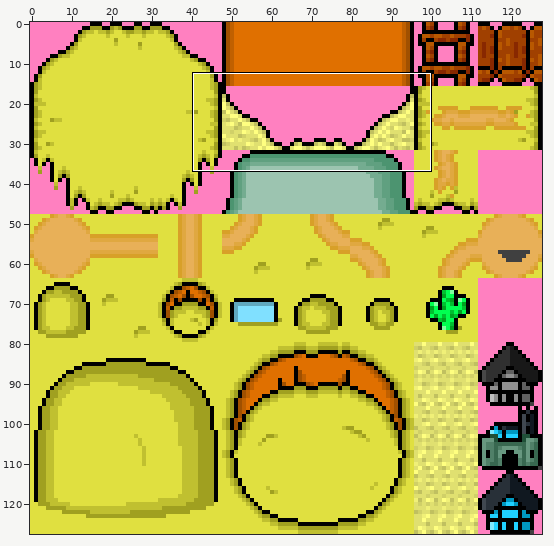
Two versions of one sprite sheet, trunk/game/org/pandcorps/platform/res/bg/MapSand.png. The first picture is a wide view before the edit; the outline marks the close-up.
Close-up. Old version:
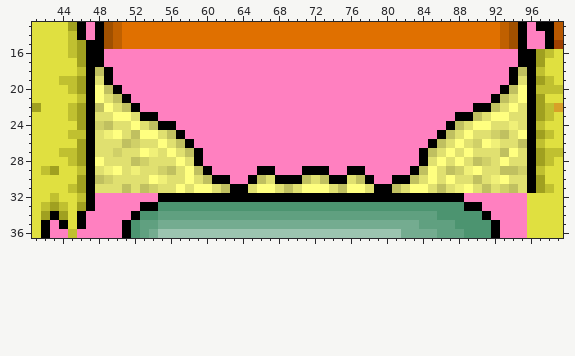
The file is 128x128 pixels. Shown: x 41..99, y 13..36. The commit also changed other parts of the picture, which this record leaves out.
New version:
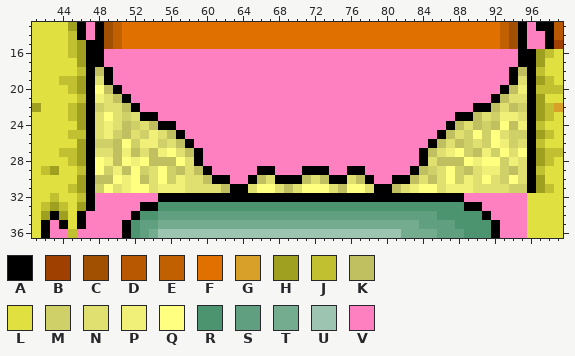
Palette (. is transparent): A #000000  B #a04000  C #a05000  D #b85800  E #c06000  F #e07000  G #d8a028  H #a0a020  J #c0c030  K #c0c060  L #e0e040  M #d0d068  N #e0e070  P #f0f078  Q #ffff80  R #4c9470  S #60a080  T #74ac90  U #9cc4b0  V #ff80c0
Diff:
y 20: x 95 Q -> P
y 21: x 48 Q -> P; x 95 Q -> N
y 22: x 48..49 KQ -> MN; x 94..95 QN -> KM
y 23: x 49..51 NQQ -> QNM; x 92..94 QQN -> MPP
y 24: x 48..49 MK -> NP; x 51..52 NQ -> KM; x 90..95 QQNNPN -> KMKQKP
y 25: x 50..54 QNKQQ -> MKNMP; x 89..95 QNNMKNQ -> MQMQNMM
y 26: x 48..51 NNNK -> MMKQ; x 53..55 NNQ -> PPM; x 88..95 QNMQPNNK -> KMNMQPMN
y 27: x 50..55 MNNQPN -> KPKNKP; x 87..95 QNQNNNKQN -> PQMKPMQNQ
y 28: x 49..56 NNNKMNNN -> PKQPQKKK; x 86..94 QNQNKMNQN -> KKKQPQQMP
y 29: x 48..53 NPQNPN -> QMPKQM; x 55..58 MKNQ -> QMKN; x 85 Q -> M; x 87 K -> Q; x 89..93 PQNNK -> KNPPM; x 95 M -> N
y 30: x 49..58 MNNNNQPNNQ -> KQPQKNQMPN; x 85 Q -> K; x 88..94 NNKNPQN -> MPNQNMQ
y 31: x 48..49 NN -> MQ; x 51..57 KNKMNNQ -> PQQNPPP; x 59..60 QQ -> NN; x 83 Q -> P; x 85..87 NKN -> QNP; x 89 Q -> P; x 91 K -> N; x 93..95 MKN -> NMM
